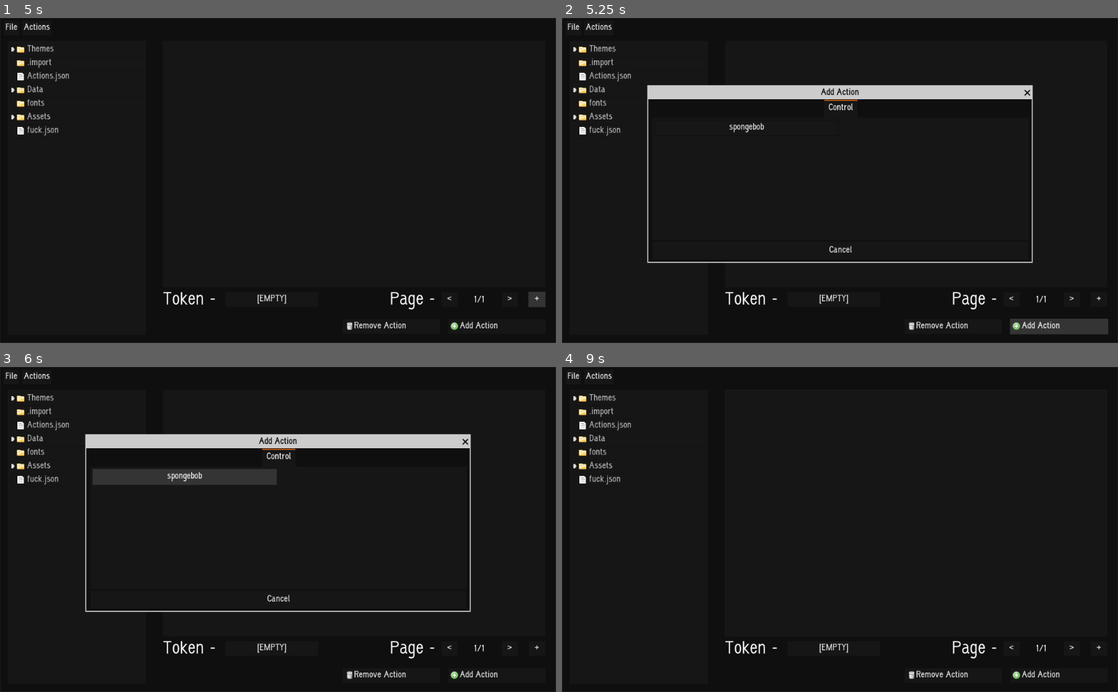
Above: before the commit, frames 1-4 (two rows, left to right).
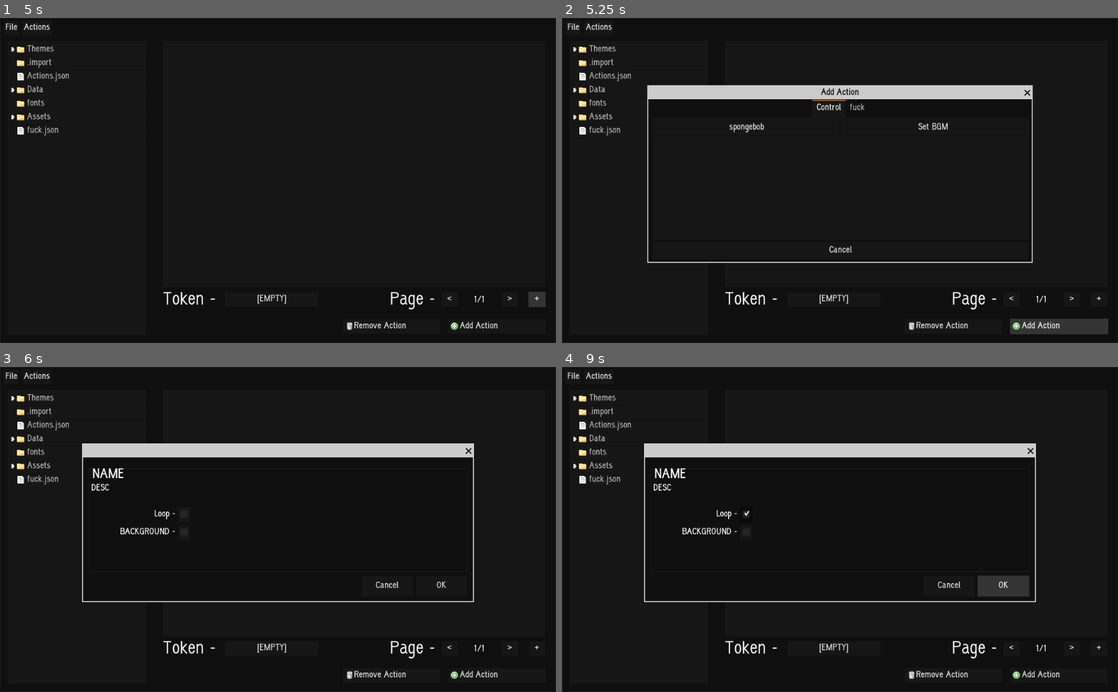
Above: after the commit, the same moments.

Repository: XBenichi/DTDE
Game: Godot game, scene res://Main.tscn
The game is run twice, just before and just after one commit, with the same random seed, the same clock (stepped at 60 frames per second) and the same inputs.
Inputs (mouse positions are in pixels of both pictures, inside the frame that each line leads up to):
- Up to frame 1 (5 s): click "[EMPTY]" at 0.5 s; click "File" at 1.25 s; click "Actions" at 2 s; click "<" at 2.75 s; click ">" at 3.5 s; click "+" at 4.25 s
- Up to frame 2 (5.25 s): click "Add Action" at 5 s
- Up to frame 3 (6 s): click "spongebob" at 5.75 s
- Up to frame 4 (9 s): click "Cancel" at 6.5 s; click (934, 477) at 7.25 s, where only the run after the commit has a clickable "Set BGM"; click (745, 513) at 8.02 s; click (1001, 584) at 8.75 s, where only the run after the commit has a clickable "OK"

Frame 1 is identical in both runs. In frame 2, 0.2% of the frame differs, in the area x 45-70%, y 25-35%; in frame 3, 7.3%, in the area x 14-86%, y 20-76%; in frame 4, 4.6%.

Commit message:
shit

Diff:
--- a/ActionDialog.gd
+++ b/ActionDialog.gd
@@ -11,10 +11,12 @@
 	pass # Replace with function body.
 
 func generate_actions(json:Dictionary):
+	for i in $TabContainer.get_children():
+		i.queue_free()
+
 	for i in json.size():
 		var tabNode = Tabs.new()
 		tabNode.name = json.keys()[i]
-		var tabReal = tabNode
 		var gridNode = GridContainer.new()
 		gridNode.columns = 2
 		var grid = gridNode
@@ -31,12 +33,14 @@
 			buttsNode.rect_min_size.x = 340
 			buttsNode.rect_min_size.y = 30
 			var realButts = buttsNode
+			realButts.connect("pressed", self, "_on_button_pressed", [realButts])
+
 			grid.add_child(realButts)
 
 		realScroll.add_child(grid)
-		tabReal.add_child(realScroll)
+		tabNode.add_child(realScroll)
 
-		$TabContainer.add_child(tabReal)
+		$TabContainer.add_child(tabNode)
 	pass
 
 # Called every frame. 'delta' is the elapsed time since the previous frame.
@@ -50,3 +54,10 @@
 
 func _on_ActionDialog_about_to_show():
 	generate_actions(get_parent().get_json_file("res://Actions.json"))
+
+
+func _on_button_pressed(button):
+	print(button.text)
+	get_parent().get_node("ActionEdit").edit = false
+	get_parent().get_node("ActionEdit").popup_centered()
+	self.hide()
--- a/Actions.json
+++ b/Actions.json
@@ -1,8 +1,23 @@
 {
 	"Control": [
 		{"Name":"spongebob",
+		"jsonName":"sponge",
 		"Desc":"I'm Spongebob!",
-		"Params": [{"Name":"","Param":"Bool"}]
+		"Params": [{"Name":"","jsonName":"e","Params":"Bool"}]
+		},
+		{
+		"Name": "Set BGM",
+		"jsonName": "bgm",
+		"Params": [
+			{"name": "Loop", "jsonName": "loop", "param": "Bool"},
+			{"name": "Volume", "jsonName": "volume", "param": "Int"}
+		]
 		}
-	]
+	],
+	"f	uck": [
+		{"Name":"john",
+		"Desc":"I'm Spongebob!",
+		"Params": [{"Name":"","jsonName":"s","Params":"Bool"}]
+		}
+	],
 }
--- a/Main.gd
+++ b/Main.gd
@@ -6,7 +6,6 @@
 var pageCount = 0
 var token = ""
 
-
 # Declare member variables here. Examples:
 # var a = 2
 # var b = "text"
@@ -14,7 +13,7 @@
 
 # Called when the node enters the scene tree for the first time.
 func _ready():
-	pass # Replace with function body.
+	pass
 
 func init_dialogue_page(path,dir=false): #run this everytime we create/load dialogue
 	if !dir:
--- a/Main.tscn
+++ b/Main.tscn
@@ -178,7 +178,7 @@
 icon = ExtResource( 7 )
 align = 0
 
-[node name="WindowDialog" type="WindowDialog" parent="."]
+[node name="ActionEdit" type="WindowDialog" parent="."]
 visible = true
 margin_left = 227.0
 margin_top = 160.0
@@ -188,7 +188,7 @@
 resizable = true
 script = ExtResource( 5 )
 
-[node name="HBoxContainer" type="HBoxContainer" parent="WindowDialog"]
+[node name="HBoxContainer" type="HBoxContainer" parent="ActionEdit"]
 anchor_left = 1.0
 anchor_top = 1.0
 anchor_right = 1.0
@@ -202,20 +202,20 @@
 "_edit_group_": true
 }
 
-[node name="Cancel" type="Button" parent="WindowDialog/HBoxContainer"]
+[node name="Cancel" type="Button" parent="ActionEdit/HBoxContainer"]
 margin_right = 96.0
 margin_bottom = 39.0
 rect_min_size = Vector2( 96, 0 )
 text = "Cancel"
 
-[node name="Ok" type="Button" parent="WindowDialog/HBoxContainer"]
+[node name="Ok" type="Button" parent="ActionEdit/HBoxContainer"]
 margin_left = 100.0
 margin_right = 196.0
 margin_bottom = 39.0
 rect_min_size = Vector2( 96, 0 )
 text = "OK"
 
-[node name="Panel" type="Panel" parent="WindowDialog"]
+[node name="Panel" type="Panel" parent="ActionEdit"]
 anchor_right = 1.0
 anchor_bottom = 1.0
 margin_left = 12.0
@@ -223,38 +223,67 @@
 margin_right = -12.0
 margin_bottom = -56.0
 
-[node name="VBoxContainer" type="VBoxContainer" parent="WindowDialog/Panel"]
-anchor_left = 1.0
-anchor_top = 1.0
-anchor_right = 1.0
-anchor_bottom = 1.0
-margin_left = -698.0
-margin_top = -188.0
-margin_right = -6.0
-margin_bottom = -2.0
-
-[node name="Title" type="Label" parent="WindowDialog/Panel/VBoxContainer"]
-margin_right = 692.0
+[node name="ScrollContainer" type="ScrollContainer" parent="ActionEdit/Panel"]
+margin_right = 698.0
+margin_bottom = 191.0
+
+[node name="VBoxContainer" type="VBoxContainer" parent="ActionEdit/Panel/ScrollContainer"]
+margin_right = 698.0
+margin_bottom = 133.0
+rect_min_size = Vector2( 698, 0 )
+
+[node name="Title" type="Label" parent="ActionEdit/Panel/ScrollContainer/VBoxContainer"]
+margin_right = 698.0
 margin_bottom = 25.0
 custom_fonts/font = SubResource( 6 )
 text = " NAME"
 
-[node name="Desc" type="Label" parent="WindowDialog/Panel/VBoxContainer"]
+[node name="Desc" type="Label" parent="ActionEdit/Panel/ScrollContainer/VBoxContainer"]
 margin_top = 29.0
-margin_right = 692.0
+margin_right = 698.0
 margin_bottom = 46.0
 text = " DESC"
 
-[node name="Break" type="Label" parent="WindowDialog/Panel/VBoxContainer"]
+[node name="Break" type="Label" parent="ActionEdit/Panel/ScrollContainer/VBoxContainer"]
 margin_top = 50.0
-margin_right = 692.0
+margin_right = 698.0
 margin_bottom = 67.0
 
-[node name="Label" type="Label" parent="WindowDialog/Panel/VBoxContainer"]
+[node name="CheckButton" type="HBoxContainer" parent="ActionEdit/Panel/ScrollContainer/VBoxContainer"]
 margin_top = 71.0
-margin_right = 692.0
-margin_bottom = 88.0
-text = "  "
+margin_right = 698.0
+margin_bottom = 100.0
+
+[node name="Desc2" type="Label" parent="ActionEdit/Panel/ScrollContainer/VBoxContainer/CheckButton"]
+margin_top = 6.0
+margin_right = 160.0
+margin_bottom = 23.0
+rect_min_size = Vector2( 160, 0 )
+text = "Loop -"
+align = 2
+
+[node name="CheckBox" type="CheckBox" parent="ActionEdit/Panel/ScrollContainer/VBoxContainer/CheckButton"]
+margin_left = 164.0
+margin_right = 188.0
+margin_bottom = 29.0
+
+[node name="CheckButton2" type="HBoxContainer" parent="ActionEdit/Panel/ScrollContainer/VBoxContainer"]
+margin_top = 104.0
+margin_right = 698.0
+margin_bottom = 133.0
+
+[node name="Desc2" type="Label" parent="ActionEdit/Panel/ScrollContainer/VBoxContainer/CheckButton2"]
+margin_top = 6.0
+margin_right = 160.0
+margin_bottom = 23.0
+rect_min_size = Vector2( 160, 0 )
+text = "BACKGROUND -"
+align = 2
+
+[node name="CheckBox" type="CheckBox" parent="ActionEdit/Panel/ScrollContainer/VBoxContainer/CheckButton2"]
+margin_left = 164.0
+margin_right = 188.0
+margin_bottom = 29.0
 
 [node name="ActionDialog" type="WindowDialog" parent="."]
 margin_left = 177.0
@@ -283,5 +312,7 @@
 [connection signal="pressed" from="Panel/Page/next" to="." method="_on_next_pressed"]
 [connection signal="pressed" from="Panel/Page/add" to="." method="_on_add_pressed"]
 [connection signal="pressed" from="Panel/AddAction" to="." method="_on_AddAction_pressed"]
+[connection signal="popup_hide" from="ActionEdit" to="ActionEdit" method="_on_ActionEdit_popup_hide"]
+[connection signal="pressed" from="ActionEdit/HBoxContainer/Cancel" to="ActionEdit" method="_on_Cancel_pressed"]
 [connection signal="about_to_show" from="ActionDialog" to="ActionDialog" method="_on_ActionDialog_about_to_show"]
 [connection signal="pressed" from="ActionDialog/cancel" to="ActionDialog" method="_on_cancel_pressed"]
--- a/WindowDialog.gd
+++ b/WindowDialog.gd
@@ -1,6 +1,7 @@
 extends WindowDialog
 
 var edit = false
+var action = {}
 
 # Called when the node enters the scene tree for the first time.
 func _ready():
@@ -10,3 +11,45 @@
 # Called every frame. 'delta' is the elapsed time since the previous frame.
 #func _process(delta):
 #	pass
+
+func generate_content(dic:Dictionary):
+	if dic.has("Name"):
+		$Panel/ScrollContainer/VBoxContainer/Title.text = dic.Name
+		action[dic.jsonName] = null
+	if dic.has("Desc"):
+		$Panel/ScrollContainer/VBoxContainer/Desc.text = dic.Desc
+	if dic.has("Params"):
+		create_params(dic.Params)
+
+
+func create_params(input):
+	for i in input:
+		var hb = HBoxContainer.new()
+		var label = Label.new()
+		label.rect_min_size.x = 160
+		hb.add_child(label)
+		var value = null
+
+		if input.Params == "Bool":
+			value = false
+			action[action.keys()[0]] = value
+			var cb = CheckBox.new()
+
+			cb.connect("pressed",self,"change_param",[])
+
+
+
+func _on_ActionEdit_popup_hide():
+	if edit == false:
+		get_parent().get_node("ActionDialog").popup_centered()
+
+
+
+
+
+func change_param(name,newValue):
+	pass
+
+
+func _on_Cancel_pressed():
+	self.hide()
